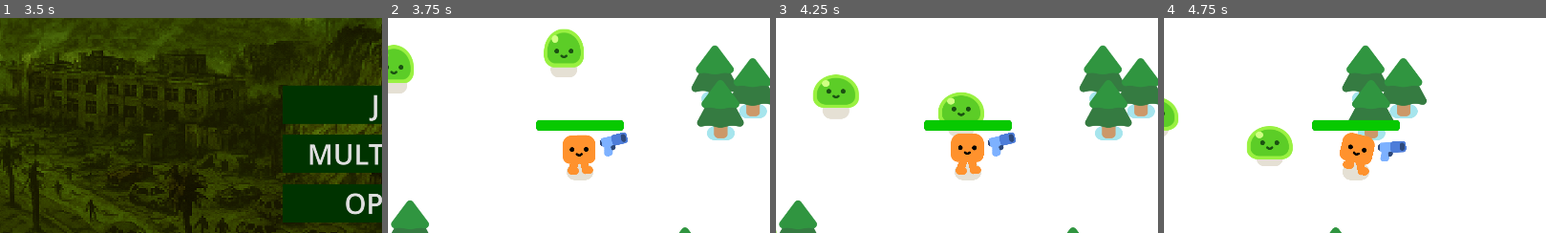
Above: before the commit, frames 1-4 (left to right).
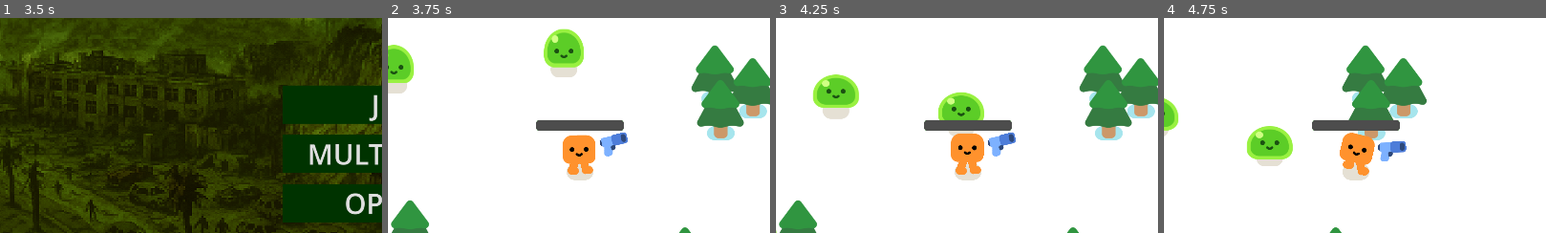
Above: after the commit, the same moments.

Repository: catasardina/Proyecto-Programacion-Avanzada
Game: Godot game, scene res://menu.tscn
Two runs of this game, one before a commit and one after it. Both use one fixed random seed, a clock stepped at 60 frames per second and the inputs below.
Inputs (mouse positions are % of the whole screen's width and height, from its top left):
- Up to frame 1 (3.5 s): click "OPCIONES" at 0.5 s; click "PANTALLA COMPLETA" at 1.25 s; click "RESOLUCION" at 2 s; click "ATRAS" at 2.75 s
- Up to frame 2 (3.75 s): click "JUGAR" at 3.5 s
- Up to frame 3 (4.25 s): no input
- Up to frame 4 (4.75 s): move the mouse to (72, 45) at 4.27 s; hold D (move_right) from 4.28 s (still down); click (72, 45) at 4.35 s
The pictures show only the part of the screen within x 25-75%, y 14-64%; the shares and areas given below are measured in that part.

Frame 1 is identical in both runs. In frame 2, 1.1% of the frame differs, in the area x 38-62%, y 47-53%; in frame 3, 1.1%; in frame 4, 1.1%.

Commit message:
bullet hell

Diff:
--- a/bullet.gd
+++ b/bullet.gd
@@ -1,20 +1,29 @@
 extends Area2D
 
-var travelled_distance = 0
+@export var direction := Vector2.RIGHT
+@export var speed := 1000.0
+@export var range := 1200.0
+@export var is_enemy_bullet := false
+
+var travelled_distance := 0.0
+
+var shooter = null #la entidad que dispara la bala
 
 func _physics_process(delta):
-	const SPEED = 1000
-	const RANGE = 1200
-
-	var direction = Vector2.RIGHT.rotated(rotation)
-	position += direction * SPEED * delta
-
-	travelled_distance += SPEED * delta
-	if travelled_distance > RANGE:
+	position += direction.normalized() * speed * delta
+	travelled_distance += speed * delta
+	rotation = direction.angle()
+	if travelled_distance > range:
 		queue_free()
 
+func _on_body_entered(body):
+	if body == shooter:
+		return #Se evita que la bala choque con la propia hitbox del que dispara
+	if is_enemy_bullet and body.name == "Player":
+		body.health -= 5
+		body.updateBar()
+	elif not is_enemy_bullet and body.name != "Player":
+		if body.has_method("take_damage"):
+			body.take_damage()
 
-func _on_body_entered(body):
 	queue_free()
-	if body.has_method("take_damage"):
-		body.take_damage()
--- a/gun.gd
+++ b/gun.gd
@@ -5,5 +5,11 @@
 	const BULLET = preload("res://bullet.tscn")
 	var new_bullet = BULLET.instantiate()
 	new_bullet.global_position = %ShootingPart.global_position
-	new_bullet.global_rotation = %ShootingPart.global_rotation
-	%ShootingPart.add_child(new_bullet)
+
+	# Calcular dirección en base a rotación del ShootingPart
+	var angle = %ShootingPart.global_rotation
+	new_bullet.rotation = angle  # opcional, para que la sprite de la bala se oriente
+	new_bullet.direction = Vector2.RIGHT.rotated(angle)
+	new_bullet.is_enemy_bullet = false
+	new_bullet.shooter = self
+	get_tree().current_scene.add_child(new_bullet)
--- a/mob.gd
+++ b/mob.gd
@@ -2,6 +2,11 @@
 extends CharacterBody2D
 
 var health = 3
+
+
+const enemy_bullet_scene = preload("res://bullet.tscn")
+var shoot_timer := 0.0
+var shoot_interval := 0.5
 
 @onready var player = get_node("/root/Game/Player")
 
@@ -43,9 +48,31 @@
 			velocity = tangent * speed
 			move_and_slide()
 
+		shoot_timer += delta
+		if shoot_timer >= shoot_interval:
+			shoot_timer = 0.0
+			shoot_radial_pattern()
+
 
 func take_damage():
 	health -= 1
 	%Slime.play_hurt()
 	if health == 0:
 		queue_free()
+
+func shoot_radial_pattern():
+	var num_bullets = 6
+	var pattern_angle = randf() * TAU # Ángulo inicial aleatorio para variación
+
+	for i in range(num_bullets):
+		var angle = pattern_angle + (TAU / num_bullets) * i
+		var dir = Vector2(cos(angle), sin(angle))
+
+		var bullet = enemy_bullet_scene.instantiate()
+		bullet.global_position = global_position
+		bullet.direction = dir
+		bullet.speed = 300  # Velocidad aleatoria para variedad
+		bullet.is_enemy_bullet = true
+		bullet.shooter = self
+		bullet.get_node("Projectile").modulate = Color("#28BDA6")
+		get_tree().current_scene.add_child(bullet)
--- a/opcion.gd
+++ b/opcion.gd
@@ -5,9 +5,11 @@
 
 func _on_pantalla_completa_pressed() -> void:
 	var vbox = get_node("TextureRect/PANTALLA COMPLETA/CanvasLayer/VBoxContainer")
-	var fullscreen = get_node("TextureRect/PANTALLA COMPLETA/CanvasLayer/VBoxContainer/FulleScream")
+	var full = get_node("TextureRect/PANTALLA COMPLETA/CanvasLayer/VBoxContainer/FulleScream")
 	var ventana = get_node("TextureRect/PANTALLA COMPLETA/CanvasLayer/VBoxContainer/ventana")
 
-	vbox.visible = not vbox.visible
-	fullscreen.visible = not fullscreen.visible
+	full.visible = not full.visible
 	ventana.visible = not ventana.visible
+	#$VBoxContainer.visible = not $VBoxContainer.visible
+	#$FulleScream.visible = not $FulleScream.visible
+	#$ventana.visible = not $ventana.visible
--- a/player.gd
+++ b/player.gd
@@ -1,3 +1,4 @@
+class_name Player
 extends CharacterBody2D
 
 signal health_depleted
@@ -28,7 +29,7 @@
 	var overlapping_mobs = %HurtBox.get_overlapping_bodies()
 	if overlapping_mobs.size() > 0:
 		health -= DAMAGE_RATE * overlapping_mobs.size() * delta
-		%ProgressBar.value = health
+		updateBar()
 		if health <= 0.0:
 			health_depleted.emit()
 
@@ -36,7 +37,10 @@
 func _on_timer_timeout():
 	if current_state == PlayerState.BULLET_HELL:
 		health += 5
-		%ProgressBar.value = health
+		updateBar()
+
+func updateBar():
+	%ProgressBar.value = health
 
 func _process(delta):
 	if health <= bullet_hell_trigger and current_state != PlayerState.BULLET_HELL:
--- a/player.tscn
+++ b/player.tscn
@@ -11,14 +11,14 @@
 radius = 36.3456
 
 [sub_resource type="StyleBoxFlat" id="StyleBoxFlat_i3pqv"]
-bg_color = Color(0.303233, 0.303233, 0.303233, 1)
+bg_color = Color(0.0313726, 0.788235, 0, 1)
 corner_radius_top_left = 8
 corner_radius_top_right = 8
 corner_radius_bottom_right = 8
 corner_radius_bottom_left = 8
 
 [sub_resource type="StyleBoxFlat" id="StyleBoxFlat_hqtel"]
-bg_color = Color(0.0294415, 0.789014, 7.70092e-07, 1)
+bg_color = Color(0.301961, 0.301961, 0.301961, 1)
 corner_radius_top_left = 8
 corner_radius_top_right = 8
 corner_radius_bottom_right = 8
@@ -55,4 +55,5 @@
 theme_override_styles/background = SubResource("StyleBoxFlat_i3pqv")
 theme_override_styles/fill = SubResource("StyleBoxFlat_hqtel")
 value = 100.0
+fill_mode = 1
 show_percentage = false
